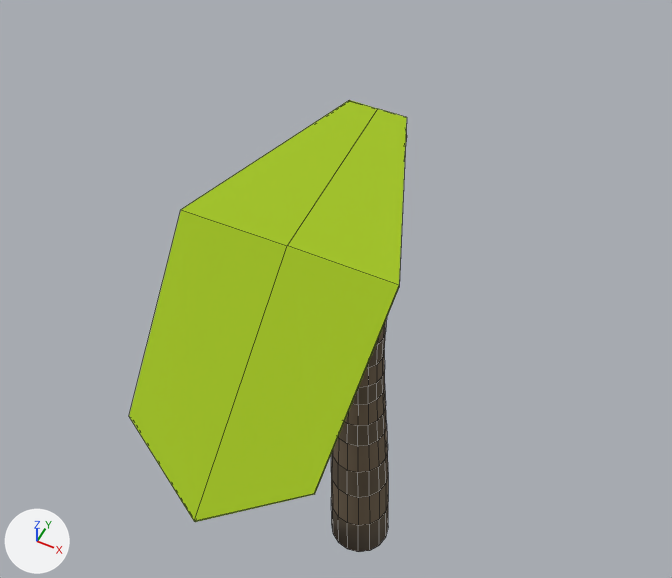
The Blender file maps/extras/palm_tree/palm_tree.blend: old version first, new version second.
One viewpoint serves both versions: a camera (50 mm lens) standing at (6.4, -14.79, 22.05) and looking at (-1.5, 0.99, 2.32). Lighting does not change. The marker at lower left points along +X, +Y and +Z. Mesh edges are drawn as thin lines.

The first picture shows 'Cube', 'TreeTrunk'.
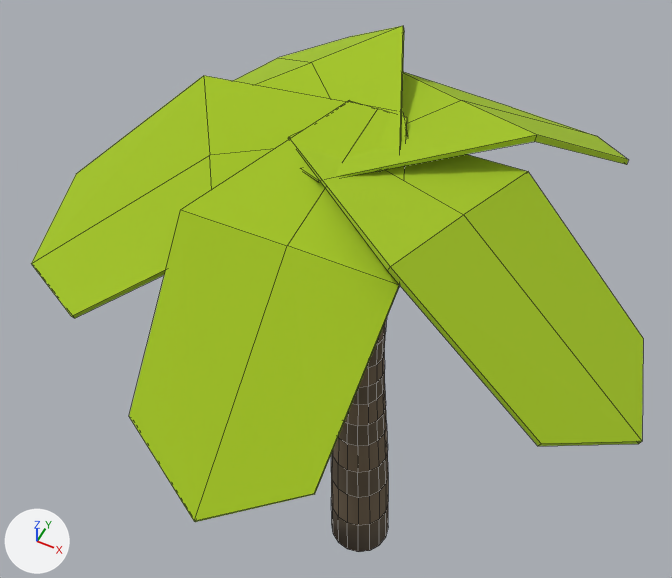
The change, as a diff of the scene's bpy script:
```diff
--- a/maps/extras/palm_tree/palm_tree.blend.py
+++ b/maps/extras/palm_tree/palm_tree.blend.py
@@ ob_leaf_005 @@
+ob_leaf_005 = bpy.data.objects.new('Leaf.005', me_cube.copy())  # the mesh of ob_cube
+ob_leaf_005.location = (2.02, -1.33, 7.55)
+ob_leaf_005.rotation_euler = (0.256, 0.159, 7.587)  # degrees (15, 9.1, 75)
+ob_leaf_005.scale = (0.376, 0.777, -0.0116)
@@ ob_leaf_004 @@
+ob_leaf_004 = bpy.data.objects.new('Leaf.004', me_cube.copy())  # the mesh of ob_cube
+ob_leaf_004.location = (0.92, 1.6, 7.47)
+ob_leaf_004.rotation_euler = (0.295, 0.216, 2.654)  # degrees (17, 12, 152)
+ob_leaf_004.scale = (0.376, 0.777, -0.0116)
@@ ob_leaf_002 @@
+ob_leaf_002 = bpy.data.objects.new('Leaf.002', me_cube.copy())  # the mesh of ob_cube
+ob_leaf_002.location = (-2.13, 1.69, 7.44)
+ob_leaf_002.rotation_euler = (0.306, 0.205, 3.942)  # degrees (18, 12, 226)
+ob_leaf_002.scale = (0.376, 0.777, -0.0116)
@@ ob_leaf_001 @@
+ob_leaf_001 = bpy.data.objects.new('Leaf.001', me_cube.copy())  # the mesh of ob_cube
+ob_leaf_001.location = (-2.6, -1.4, 7.32)
+ob_leaf_001.rotation_euler = (0.352, 0.178, -0.988)  # degrees (20, 10, -57)
+ob_leaf_001.scale = (0.376, 0.777, -0.0116)
```

What differs and where, as boxes [x1, y1, x2, y2] in the pictures (672 x 578 px):
'Leaf.005', added (green)
    after: [288, 131, 643, 446]
'Leaf.001', added (green)
    after: [31, 75, 407, 318]
'Leaf.004', added (green)
    after: [304, 72, 628, 182]
'Leaf.002', added (green)
    after: [233, 26, 404, 171]
